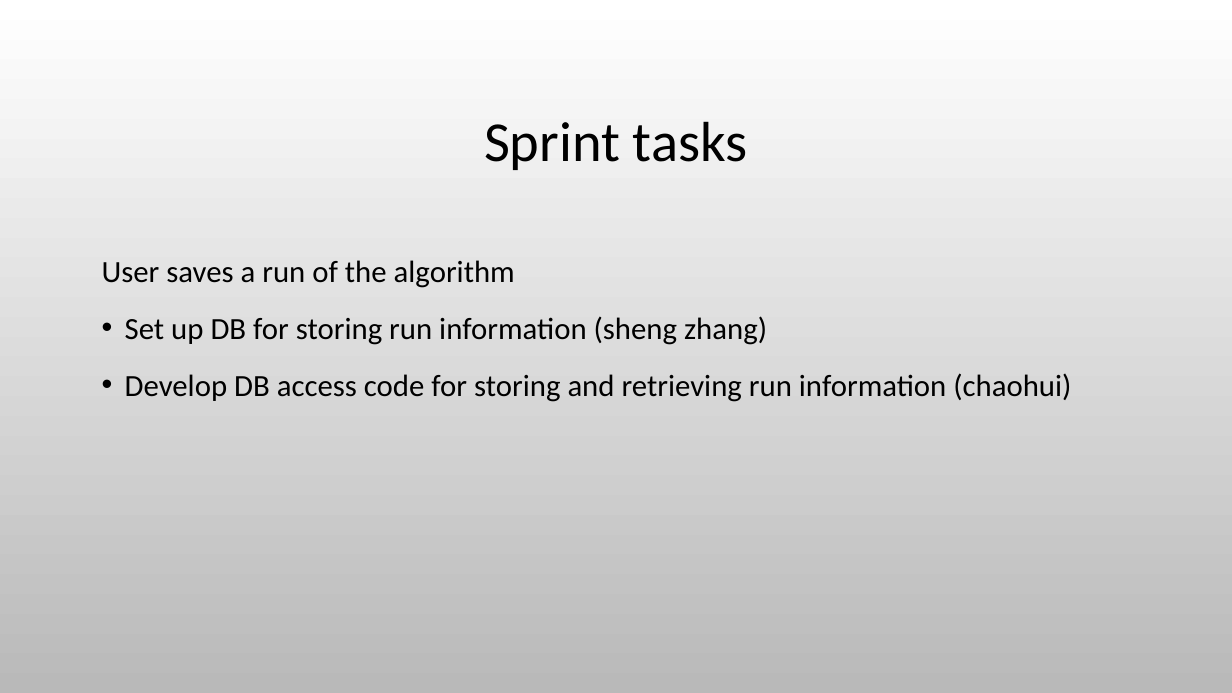
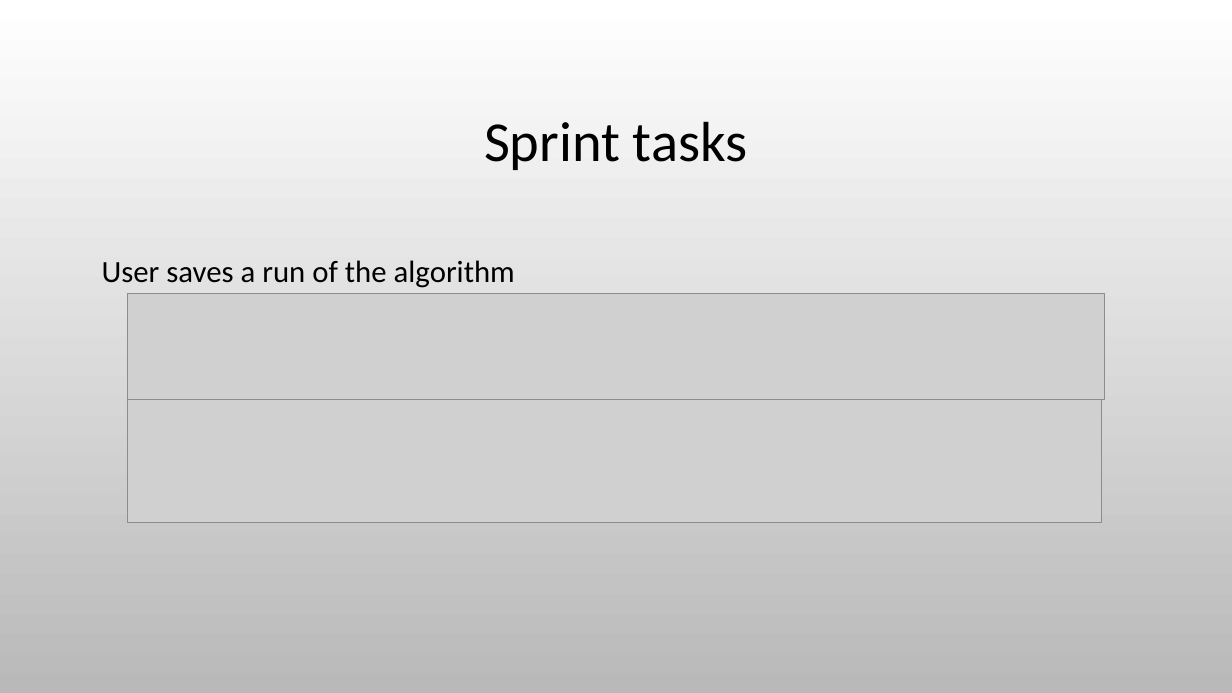
Before and after one commit to 2012215434/CS744, a slide deck: slide 6 of documents/Presentation3.pptx. Drawn at 1232x693 pixels with LibreOffice and Linux fonts; fonts in the diff are those of the drawing; grey boxes stand for pictures; background and template pictures are left out. Boxes give left, top, right and bottom in pixels: in the first picture for what was removed or moved away, otherwise in the second. Text is boxed around its words. In the diff, an @@ line names an element or a change of style, - is before the commit and + after.

```diff
--- a/documents/Presentation3.pptx
+++ b/documents/Presentation3.pptx
@@ picture added at (128,294,1105,399) @@
@@ text at (125,316,1071,402): paragraphs removed @@
-• Set up DB for storing run information (sheng zhang)
-• Develop DB access code for storing and retrieving run information (chaohui)
@@ picture added at (128,399,1102,522) @@
```
Also in this commit, not shown: 2 other slides changed, 2 other files.
